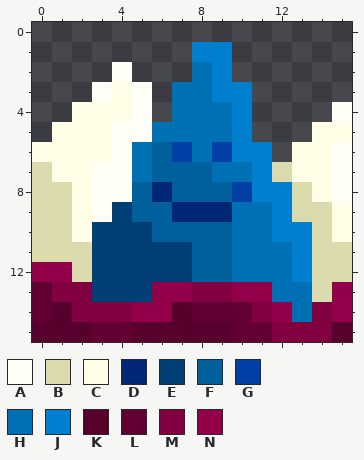
Pixel-art sprite -- res/drawable-xhdpi/bt_icon.png. That is the earlier state.
The file is 16x16 pixels.
Palette (. is transparent): A #fffff7  B #dbdbad  C #feffe6  D #002775  E #003f75  F #00609c  G #003fa3  H #0070b5  J #007fcf  K #57002b  L #630032  M #800040  N #910049
Pixels before, first column x 0:
 1 ........JJ......
 2 ....A...HJ......
 3 ...ACA.HHJJ.....
 4 ..CCCA.HHHJ....A
 5 .CCCAAHHHHJ...CC
 6 CCCCAHFGHGJJ.CCA
 7 BCCAAHFFFHHJBCCA
 8 BBCAAFDFFFGJJBCA
 9 BBCAEFFDDDHHJBBC
10 BBCEEEFFFFHHJJBC
11 BBBEEEEEFFHHHJBB
12 NNBEEEEEFFHHHJBB
13 LMMEEENNMMNNHHBN
14 LKMMMNNKLLLMNHMN
15 KKKLLKKKKKLLMMMK
Now the later version:
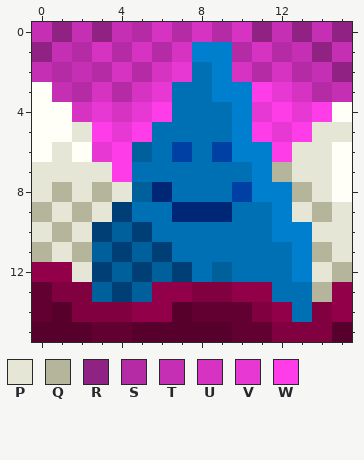
Colours new in this view: P #e5e6d5  Q #b5b59c  R #8f2282  S #b52ba5  T #c42fb3  U #d633c3  V #e838d3  W #ff3de8
What changed:
{"y":0,"x":0,"old":"................","new":"TRTRTSUSUSURTRTR"}
{"y":1,"x":0,"old":"........","new":"RTSUSUSU"}
{"y":1,"x":10,"old":"......","new":"SUSTRT"}
{"y":2,"x":0,"old":"....A...","new":"TSTSUSUV"}
{"y":2,"x":10,"old":"......","new":"USUSTR"}
{"y":3,"x":0,"old":"...ACA.","new":"ATSUSUV"}
{"y":3,"x":11,"old":".....","new":"WVUST"}
{"y":4,"x":0,"old":"..CCCA.","new":"AAUVUVW"}
{"y":4,"x":11,"old":"....","new":"VWVW"}
{"y":5,"x":0,"old":".CCCAA","new":"AAPWVW"}
{"y":5,"x":11,"old":"...CC","new":"WVWPP"}
{"y":6,"x":0,"old":"CCCCAHF","new":"APAVWFH"}
{"y":6,"x":12,"old":".CC","new":"WPP"}
{"y":7,"x":0,"old":"BCCAA","new":"PPPPW"}
{"y":7,"x":6,"old":"FFF","new":"HHH"}
{"y":7,"x":12,"old":"BCC","new":"QPP"}
{"y":8,"x":0,"old":"BBCAA","new":"PQPQP"}
{"y":8,"x":7,"old":"FFF","new":"HHH"}
{"y":8,"x":13,"old":"BC","new":"QP"}
{"y":9,"x":0,"old":"BBCA","new":"QPQP"}
{"y":9,"x":5,"old":"FF","new":"HH"}
{"y":9,"x":13,"old":"BBC","new":"PQP"}
{"y":10,"x":0,"old":"BBC","new":"PQP"}
{"y":10,"x":4,"old":"E","new":"F"}
{"y":10,"x":6,"old":"FFFF","new":"HHHH"}
{"y":10,"x":14,"old":"BC","new":"PP"}
{"y":11,"x":0,"old":"BBBE","new":"QPQF"}
{"y":11,"x":5,"old":"E","new":"F"}
{"y":11,"x":7,"old":"EFF","new":"HHH"}
{"y":11,"x":14,"old":"BB","new":"QP"}
{"y":12,"x":2,"old":"B","new":"P"}
{"y":12,"x":4,"old":"E","new":"F"}
{"y":12,"x":6,"old":"E","new":"F"}
{"y":12,"x":8,"old":"F","new":"H"}
{"y":12,"x":14,"old":"BB","new":"PQ"}
{"y":13,"x":3,"old":"E","new":"F"}
{"y":13,"x":5,"old":"E","new":"F"}
{"y":13,"x":14,"old":"B","new":"Q"}
{"label":"changed","picture_box":[32,22,352,302]}
